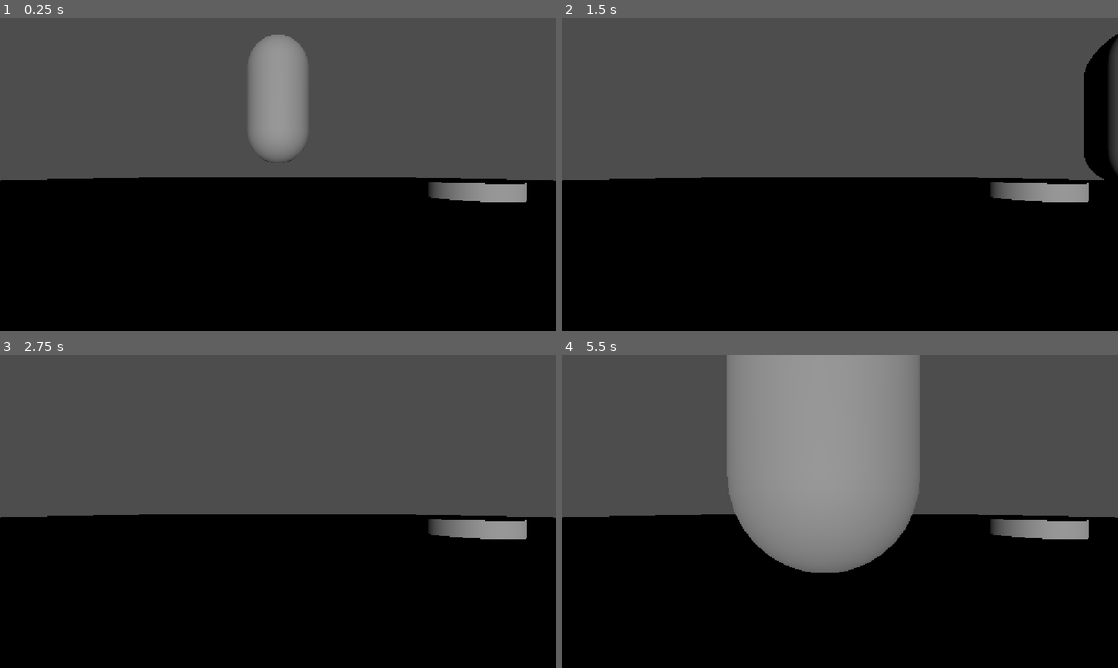
Above: before the commit, frames 1-4 (two rows, left to right).
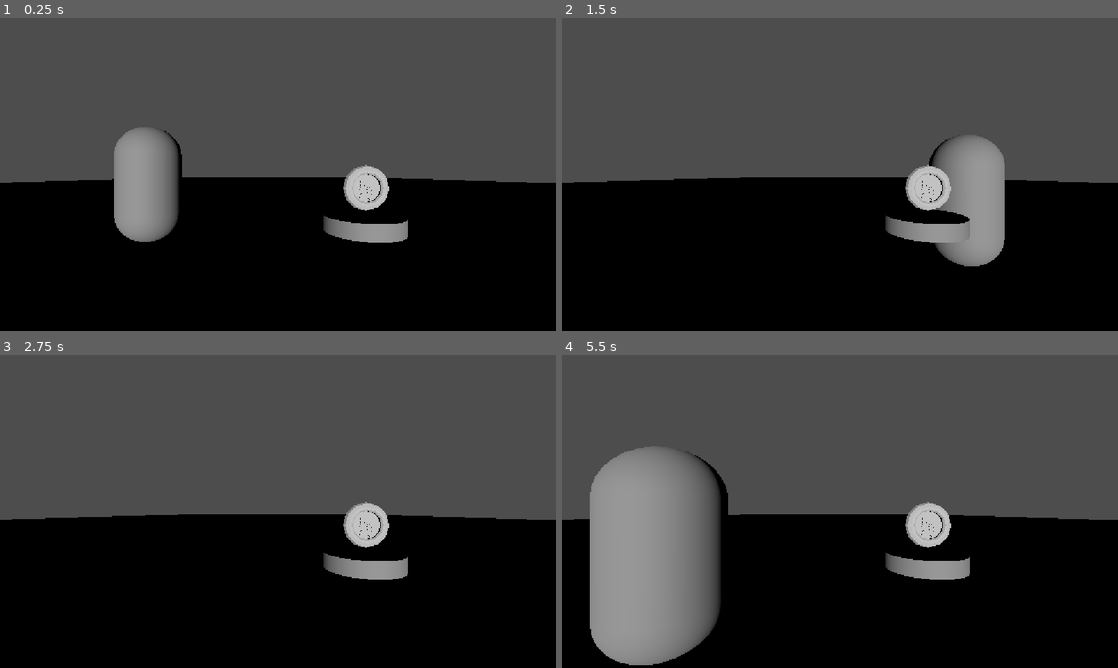
Above: after the commit, the same moments.

Repository: StupiD3r/PalWhoSayBoo
Game: Godot game, scene res://main.tscn
The game is run twice, just before and just after one commit, with the same random seed, the same clock (stepped at 60 frames per second) and the same inputs.
Inputs:
- Up to frame 1 (0.25 s): no input
- Up to frame 2 (1.5 s): tap Enter (ui_accept) at 0.5, 0.77 s; hold D (move_right) 0.53-1.28 s; hold S (move_down) from 1.28 s (still down)
- Up to frame 3 (2.75 s): tap Enter (ui_accept) at 1.52 s; release S (move_down) at 2.03 s; hold D (move_right) from 2.03 s (still down)
- Up to frame 4 (5.5 s): tap Enter (ui_accept) at 2.75, 3.02, 3.77, 4.52 s; release D (move_right) at 2.78 s; hold W (move_up) 2.78-3.53 s; hold A (move_left) 3.53-5.03 s; hold S (move_down) from 5.03 s (still down)

The runs differ from the first frame. In frame 1, 10% of the frame differs, in the area x 0-100%, y 5-72%; in frame 2, 8.9%; in frame 3, 3.1%; in frame 4, 39%, in the area x 0-100%, y 0-100%.

Commit message:
Coin Added

Diff:
--- a/main.tscn
+++ b/main.tscn
@@ -3,6 +3,7 @@
 [ext_resource type="PackedScene" uid="uid://daqnt04w5lqyj" path="res://floor.tscn" id="1_0xm2m"]
 [ext_resource type="PackedScene" uid="uid://dmihpmcucrcc6" path="res://player.tscn" id="2_h2yge"]
 [ext_resource type="PackedScene" uid="uid://bnoxmcoegary0" path="res://platforms.tscn" id="3_h2yge"]
+[ext_resource type="PackedScene" uid="uid://bpjl8gudfrpe0" path="res://Assets/Coins/LowPoly PirateCoin By MagicGames/LowPoly PirateCoin By MagicGames/SilverPirateCoin.fbx" id="4_1bvp3"]
 
 [sub_resource type="PhysicsMaterial" id="PhysicsMaterial_rdekd"]
 
@@ -12,13 +13,16 @@
 physics_material_override = SubResource("PhysicsMaterial_rdekd")
 
 [node name="Player" parent="." unique_id=1822780786 instance=ExtResource("2_h2yge")]
-transform = Transform3D(1, 0, 0, 0, 1, 0, 0, 0, 1, 0, 2.9667819, 0)
+transform = Transform3D(1, 0, 0, 0, 1, 0, 0, 0, 1, -0.90142155, 2.0456822, -0.27137375)
 
 [node name="Camera3D" type="Camera3D" parent="." unique_id=798876693]
-transform = Transform3D(1, 0, 0, 0, 1, 0, 0, 0, 1, 0, 1.4591436, 3.3302727)
+transform = Transform3D(1, 0, 0, 0, 1, 0, 0, 0, 1, 1.3496915, 1.8863378, 3.3302727)
 
 [node name="DirectionalLight3D" type="DirectionalLight3D" parent="." unique_id=1200505044]
 transform = Transform3D(1, 0, 0, 0, 1, 0, 0, 0, 1, 0.5359092, 4.5764985, -0.38344383)
 
 [node name="Platform" parent="." unique_id=1228769927 instance=ExtResource("3_h2yge")]
 transform = Transform3D(1, 0, 0, 0, 1.2361528, 0, 0, 0, 1, 2.4337144, 0.9079828, 0)
+
+[node name="SilverPirateCoin" parent="." unique_id=178278849 instance=ExtResource("4_1bvp3")]
+transform = Transform3D(1, 0, 0, 0, 1, 0, 0, 0, 1, 2.4987931, 1.7103038, 0.6218951)
--- a/project.godot
+++ b/project.godot
@@ -19,6 +19,10 @@
 
 window/stretch/mode="canvas_items"
 window/stretch/aspect="expand"
+
+[filesystem]
+
+import/blender/enabled=false
 
 [input]
 
Not shown, added: Assets/Coins/LowPoly PirateCoin By MagicGames/LowPoly PirateCoin By MagicGames/SilverPirateCoin.fbx.import
